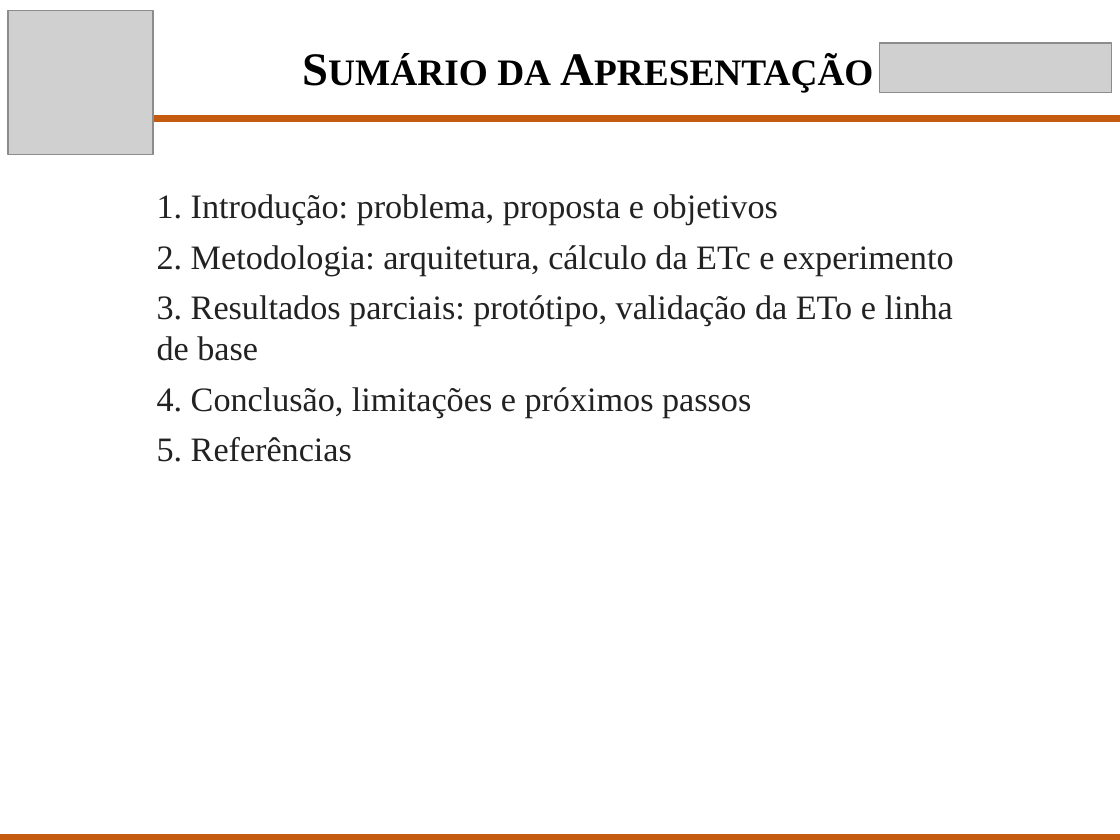
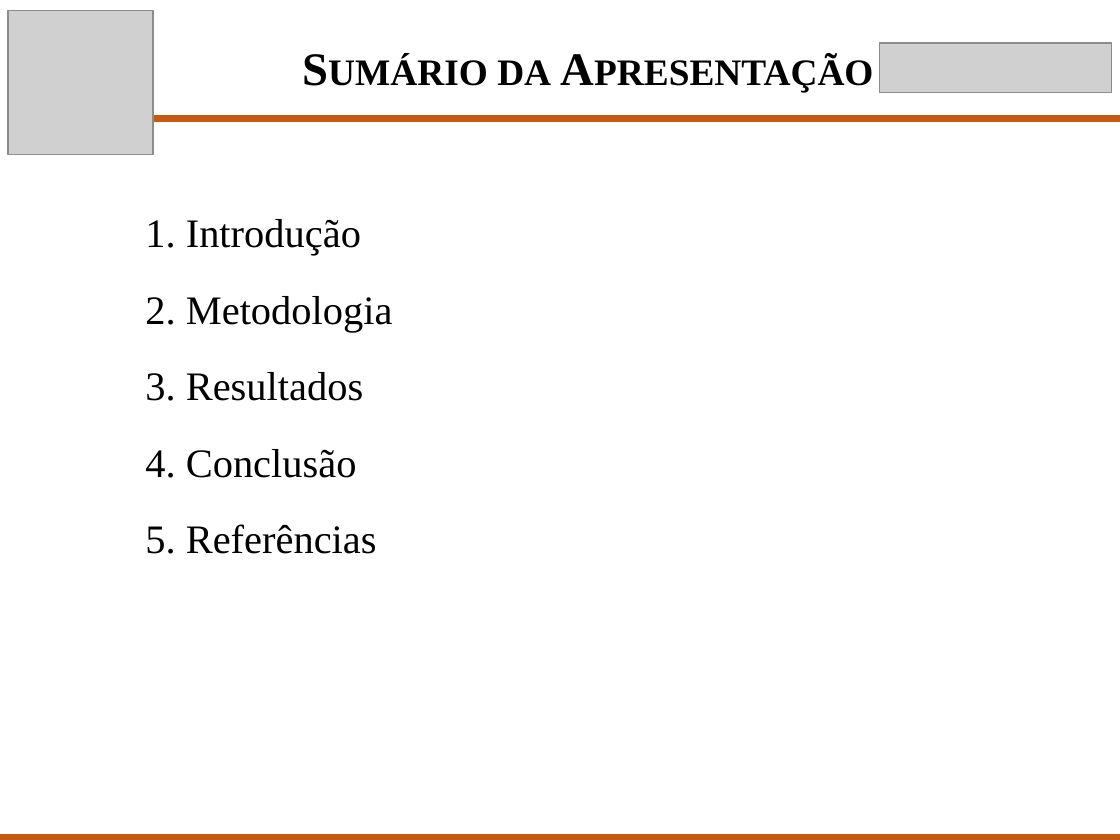
Before and after one commit to Scaglia05/irrigacao-inteligente, a slide deck: slide 2 of docs/p2/Apresentacao_TCC_P2.pptx. Drawn at 1120x840 pixels with LibreOffice and Linux fonts; fonts in the diff are those of the drawing; grey boxes stand for pictures. Boxes give left, top, right and bottom in pixels: in the first picture for what was removed or moved away, otherwise in the second. Text is boxed around its words. In the diff, an @@ line names an element or a change of style, - is before the commit and + after.

```diff
--- a/docs/p2/Apresentacao_TCC_P2.pptx
+++ b/docs/p2/Apresentacao_TCC_P2.pptx
@@ text "1. Introdução": place and size @@
-text "1. Introdução" at [157, 194, 954, 462]
+text "1. Introdução" at [145, 219, 393, 554]
@@ text at [145, 219, 393, 478]: text changed; size 22 to 26 pt; text colour #222222 to #000000 @@
-1. Introdução: problema, proposta e objetivos
-2. Metodologia: arquitetura, cálculo da ETc e experimento
-3. Resultados parciais: protótipo, validação da ETo e linha de base
-4. Conclusão, limitações e próximos passos
+1. Introdução
+2. Metodologia
+3. Resultados
+4. Conclusão
@@ text at [145, 524, 377, 554]: size 22 to 26 pt, text colour #222222 to #000000 in "5. Referências"; more space between paragraphs @@
```
Also in this commit, not shown: 10 other slides changed, 2 slides added, 2 slides removed, 1 other file.
